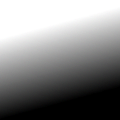
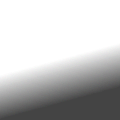
Revision of a layered 120 × 120 image; what changed, layer by layer:
added layer "Copia de Capa pegada #6" above "Copia de Capa pegada #5" over [0, 7, 120, 120]
